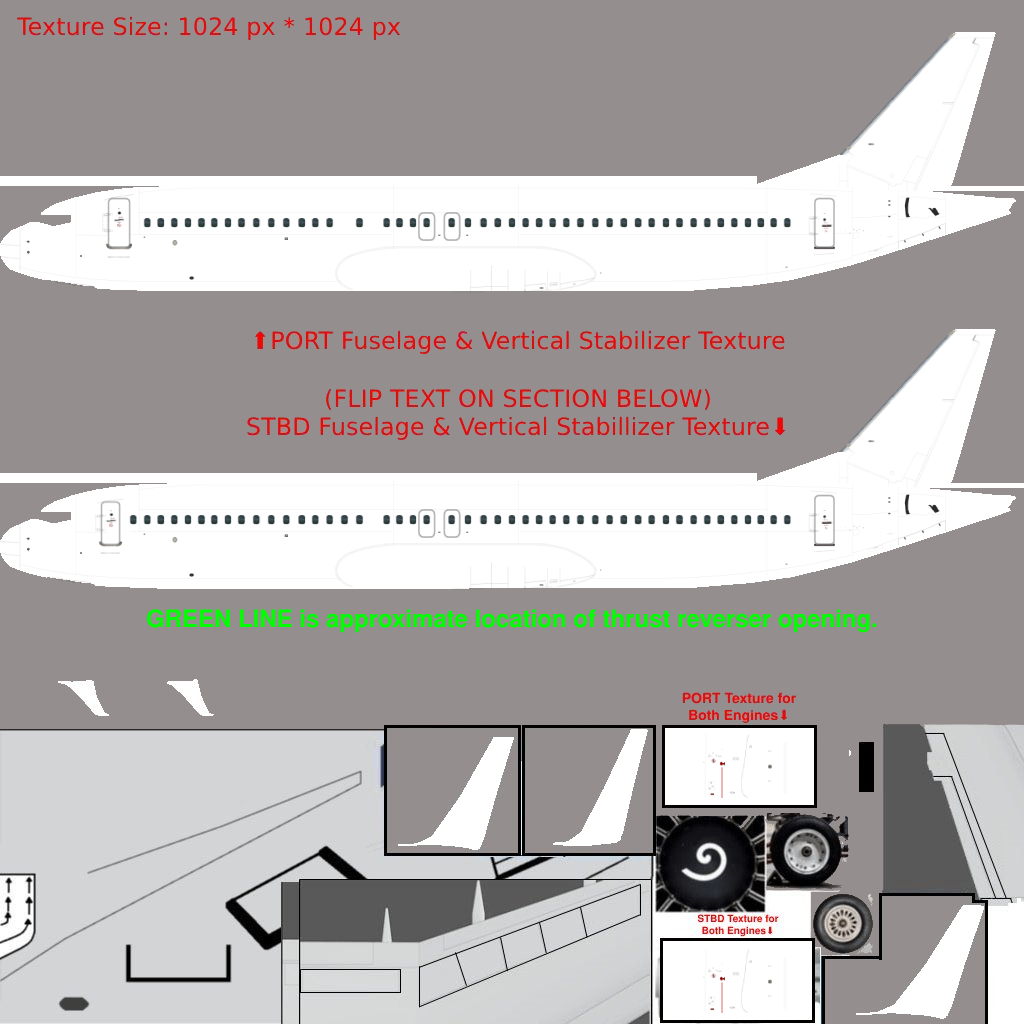
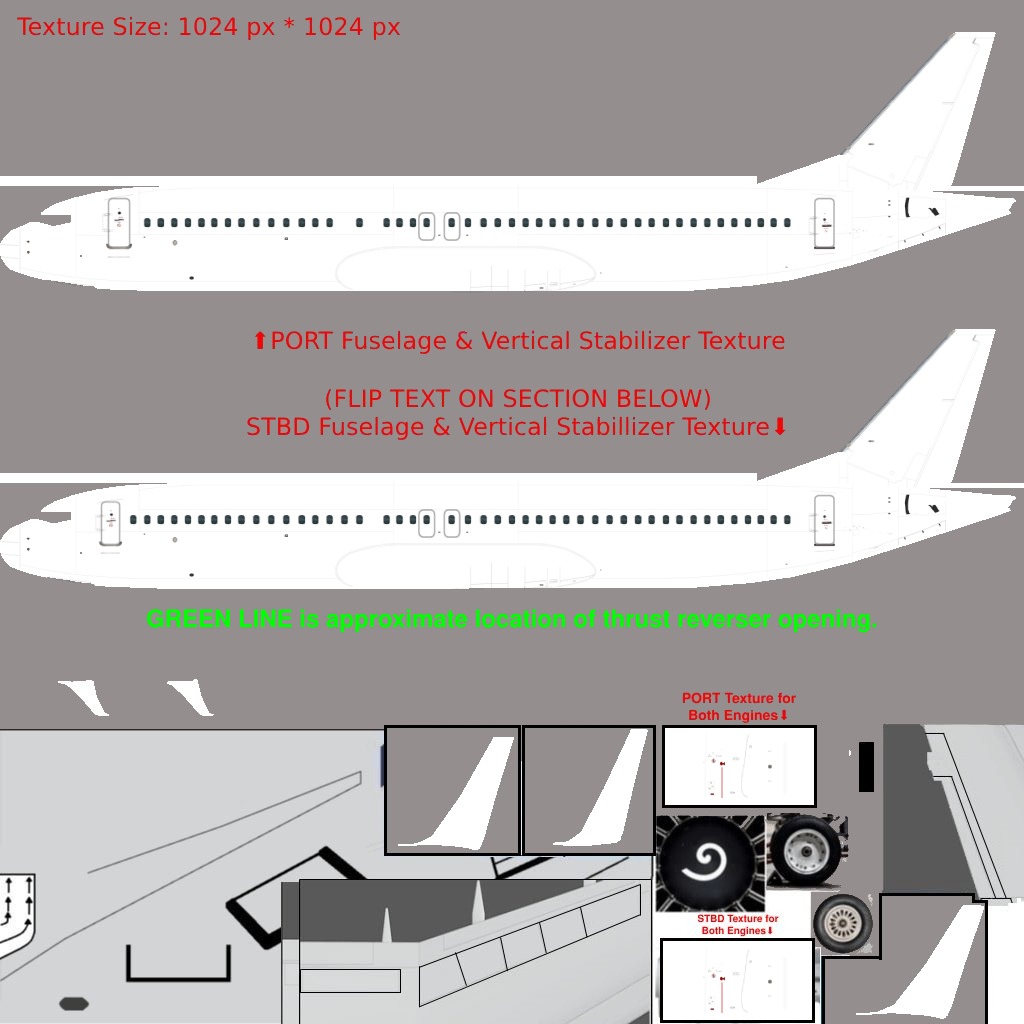
Comparing the layer stacks of the two 1024 × 1024 images. Changes:
added group "Pax Config" with 2 layers above "BCF Config" over [left=102, top=531, right=130, bottom=533]
renamed "Pax Config" to "Doors and Windows", moved it into group "Pax Config" over [left=102, top=531, right=130, bottom=533]
added layer "Fuselage Detail" (1st of 2, in "Pax Config") in group "Pax Config" over [left=102, top=531, right=130, bottom=533]
removed layer "Fuselage" from group "Details" over [left=102, top=531, right=130, bottom=533]